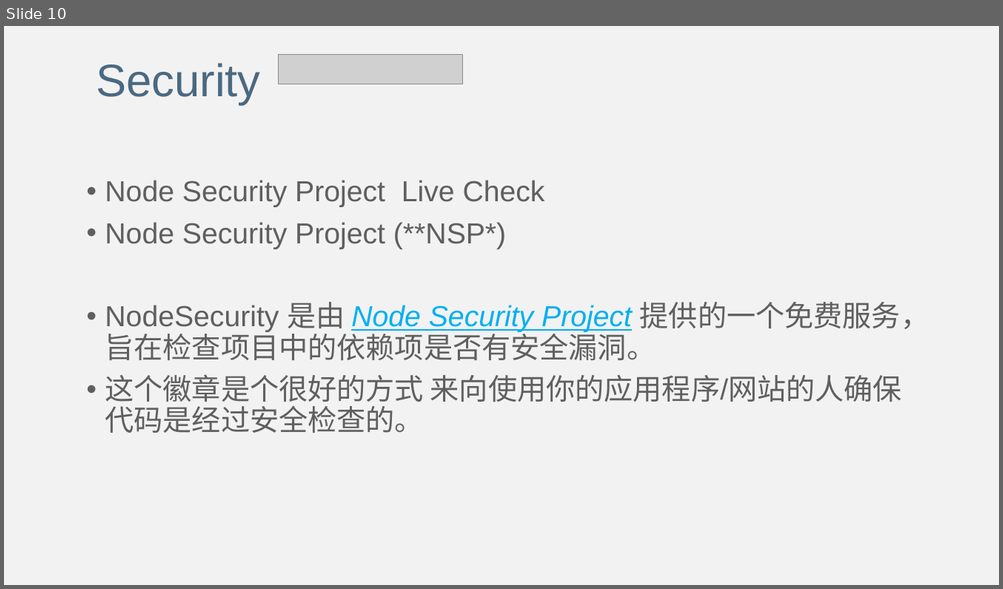
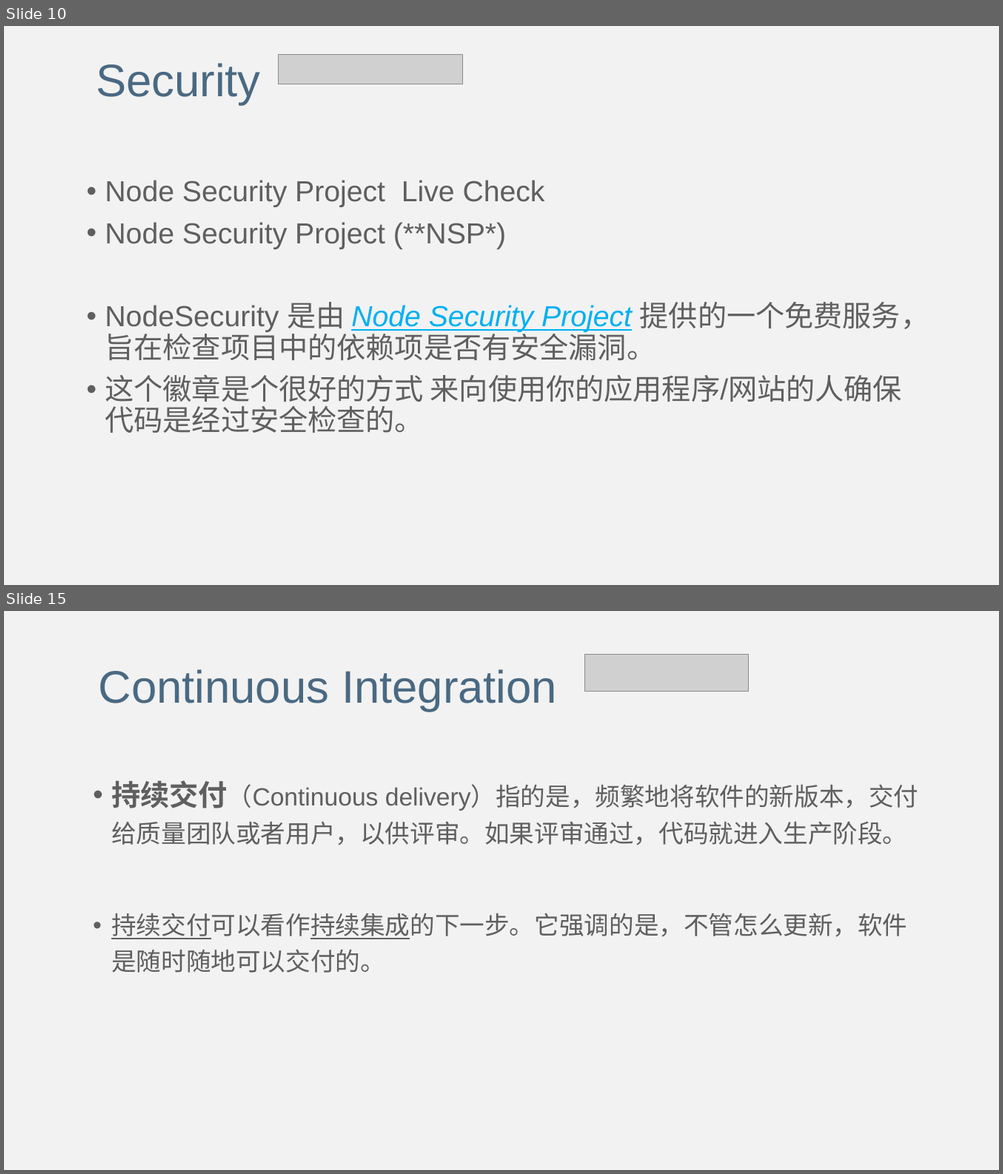
Before and after one commit to lulin1/Code-Repository-Badges, a slide deck: Code Repository Badges.pptx. Shown one above the other, each under a label of ours: slide 10 before the commit, slides 10 and 15 after it; the slides between them are not shown. The pictures are 1003x589 and 1003x1174 pixels, drawn with LibreOffice and Linux fonts; fonts in the diff are those of the drawing; grey boxes stand for pictures. Boxes give left, top, right and bottom in pixels: in the first picture for what was removed or moved away, otherwise in the second. Text is boxed around its words. In the diff, an @@ line names an element or a change of style, - is before the commit and + after.

```diff
--- a/Code Repository Badges.pptx
+++ b/Code Repository Badges.pptx
@@ slide 15 added at (4,611,999,1170), background #F2F2F2 @@
@@ picture added at (584,654,748,692) @@
@@ text added at (99,669,557,712), 44 pt, text #4A6982 @@
+Continuous Integration
@@ text added at (111,780,919,973), 24 pt, text #5F5F5F @@
+• 持续交付（Continuous delivery）指的是，频繁地将软件的新版本，交付给质量团队或者用户，以供评审。如果评审通过，代码就进入生产阶段。
+• 持续交付可以看作持续集成的下一步。它强调的是，不管怎么更新，软件是随时随地可以交付的。
```
Also in this commit, not shown: 2 slides changed, 26 other slides added.
